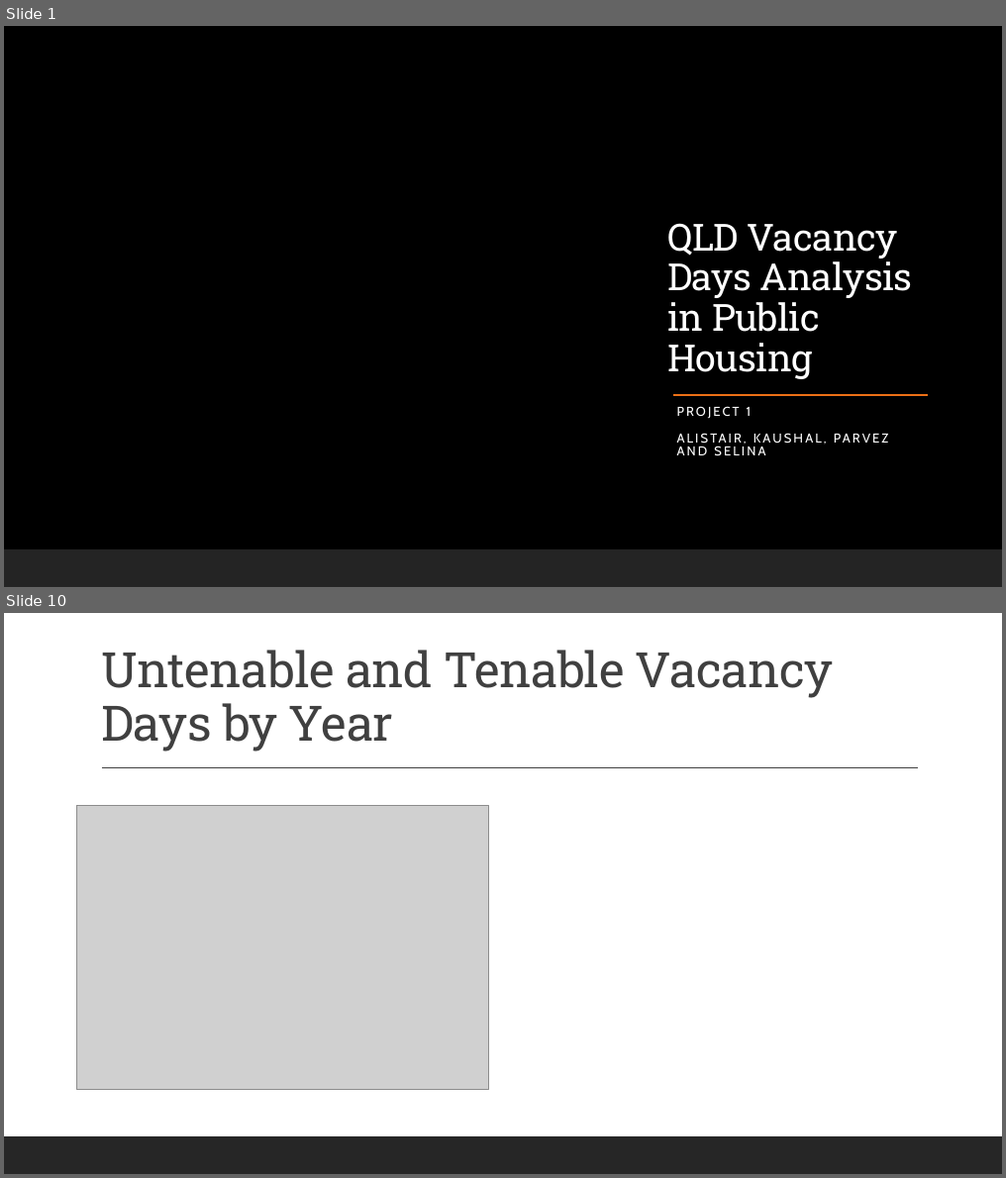
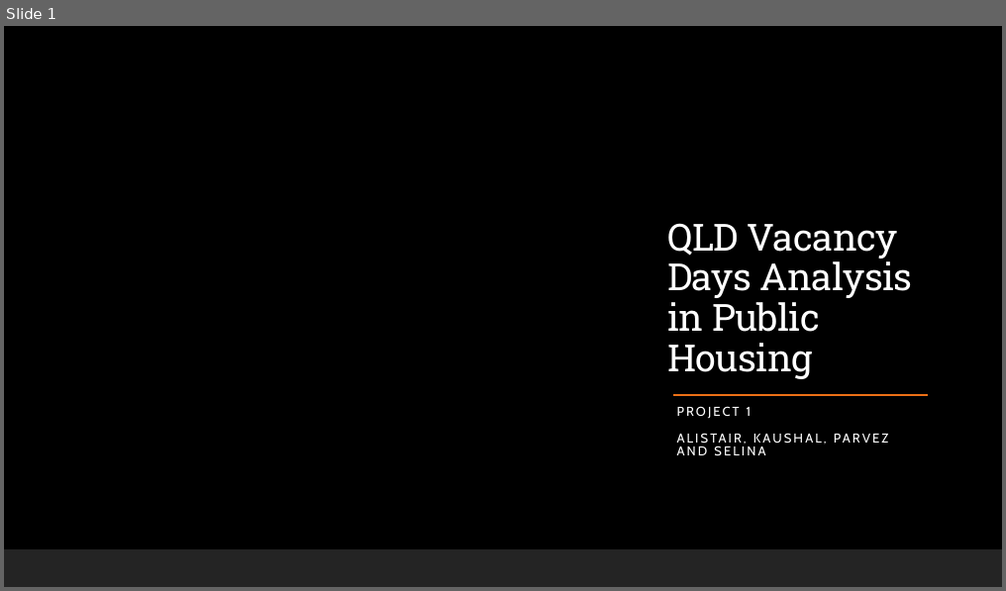
Before and after one commit to Anguyensfg/project-1, a slide deck: QLD Housing Vacancy.pptx. Shown one above the other, each under a label of ours: slides 1 and 10 before the commit, slide 1 after it; the slides between them are not shown. The pictures are 1006x1178 and 1006x591 pixels, drawn with LibreOffice and Linux fonts; fonts in the diff are those of the drawing; grey boxes stand for pictures; background and template pictures are left out. Boxes give left, top, right and bottom in pixels: in the first picture for what was removed or moved away, otherwise in the second. Text is boxed around its words. In the diff, an @@ line names an element or a change of style, - is before the commit and + after.

```diff
--- a/QLD Housing Vacancy.pptx
+++ b/QLD Housing Vacancy.pptx
@@ slide 10 removed at [4, 613, 1002, 1174], background #FFFFFF; not listed: 1 template element that a slide beside it also shows @@
@@ title removed at [101, 650, 833, 752] @@
-Untenable and Tenable Vacancy Days by Year
@@ line removed from (102, 768) to (918, 768) @@
@@ picture removed at [76, 805, 488, 1090] @@
```
Also in this commit, not shown: 10 slides changed, 11 slides added, 8 other slides removed.
